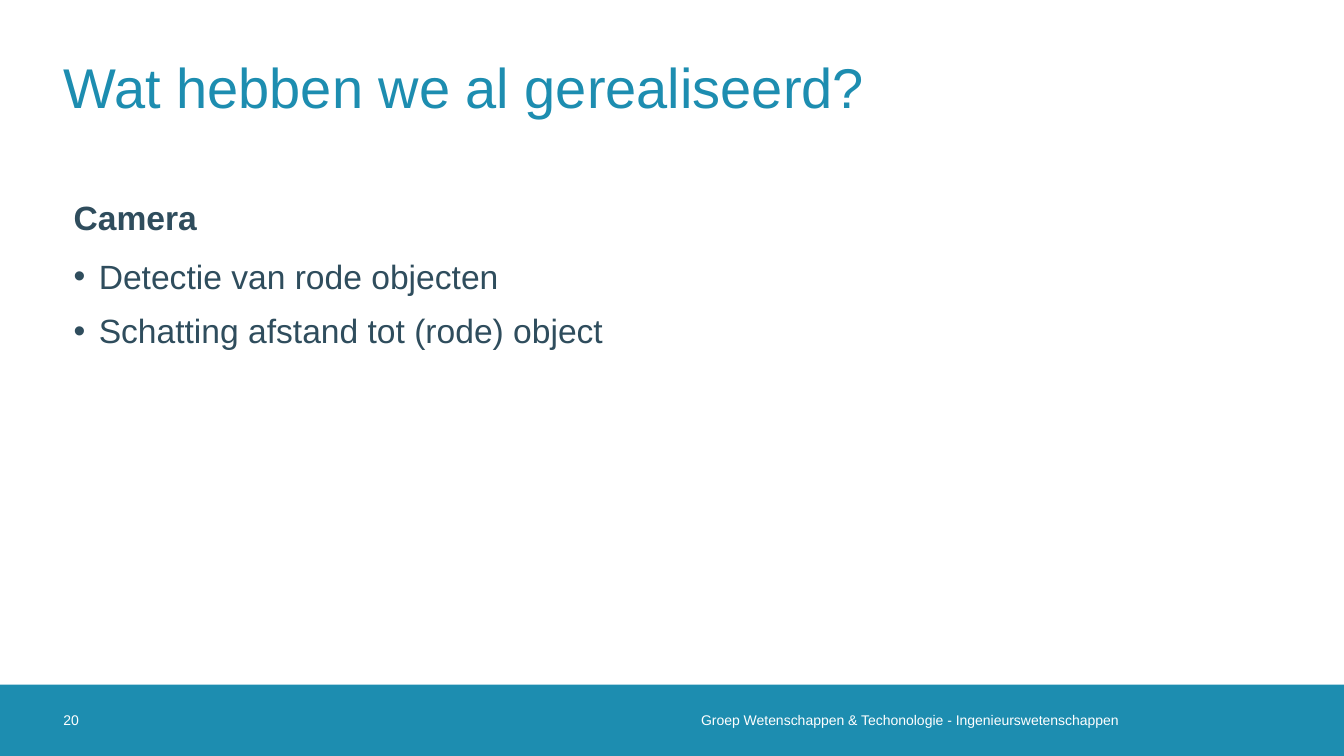
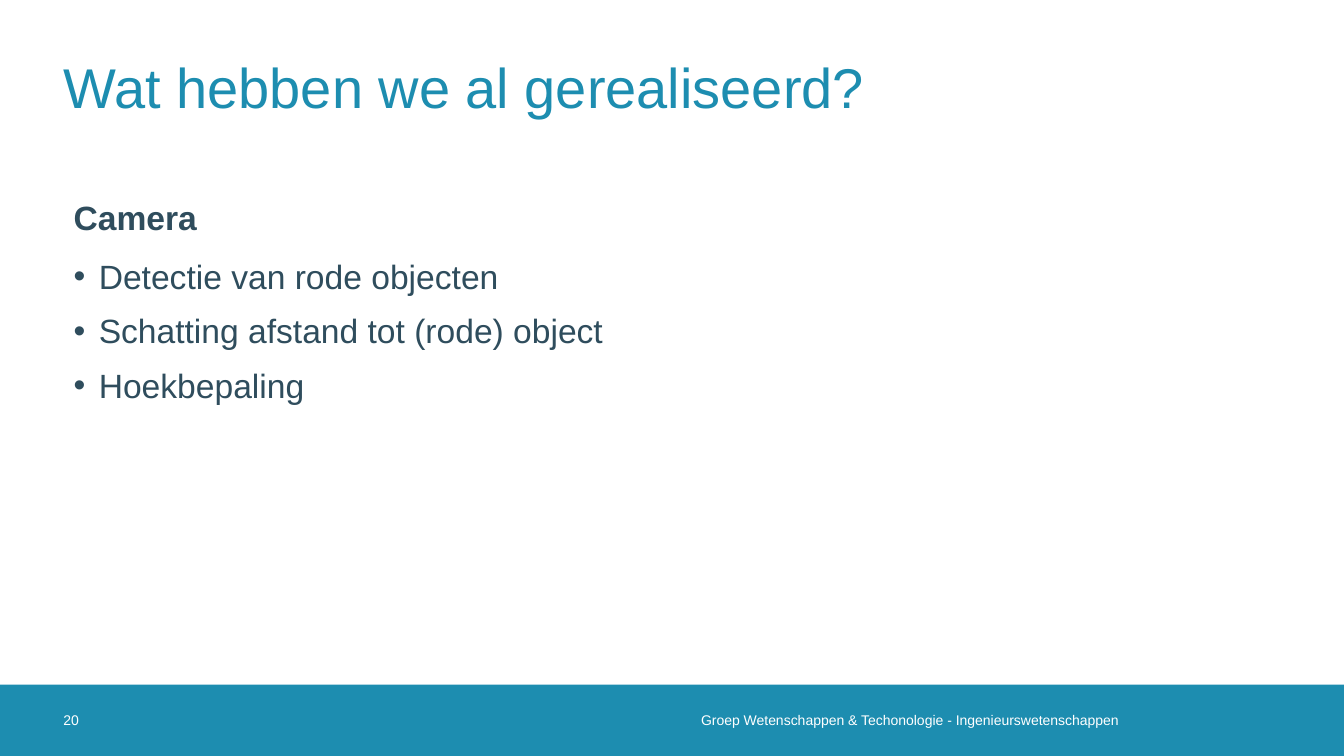
Before and after one commit to 2023-2022-KULAK-IW/2022_2023_Probleemoplossen_en_Ontwerpen_2, a slide deck: slide 20 of Tussentijdse Presentatie .pptx. Drawn at 1344x756 pixels with LibreOffice and Linux fonts; fonts in the diff are those of the drawing; background and template pictures are left out. Boxes give left, top, right and bottom in pixels: in the first picture for what was removed or moved away, otherwise in the second. Text is boxed around its words. In the diff, an @@ line names an element or a change of style, - is before the commit and + after.

```diff
--- a/Tussentijdse Presentatie .pptx
+++ b/Tussentijdse Presentatie .pptx
@@ text at bbox=[99, 373, 305, 405]: paragraph added @@
+• Hoekbepaling
```
Also in this commit, not shown: 13 other slides changed, 2 slides removed, 5 other files.
